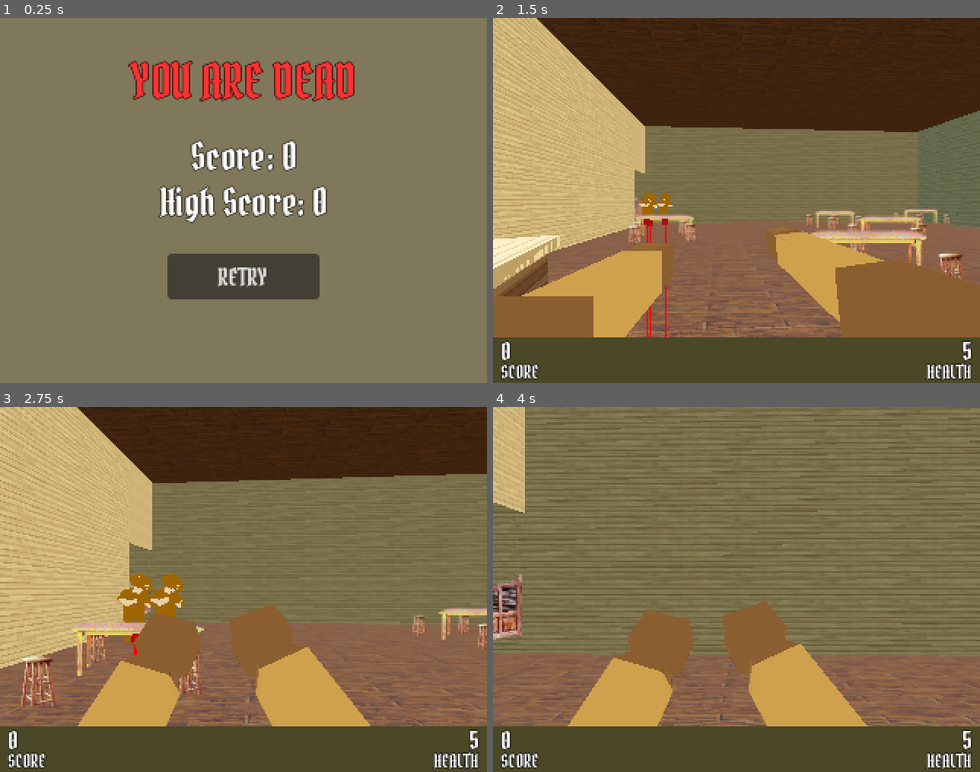
Above: before the commit, frames 1-4 (two rows, left to right).
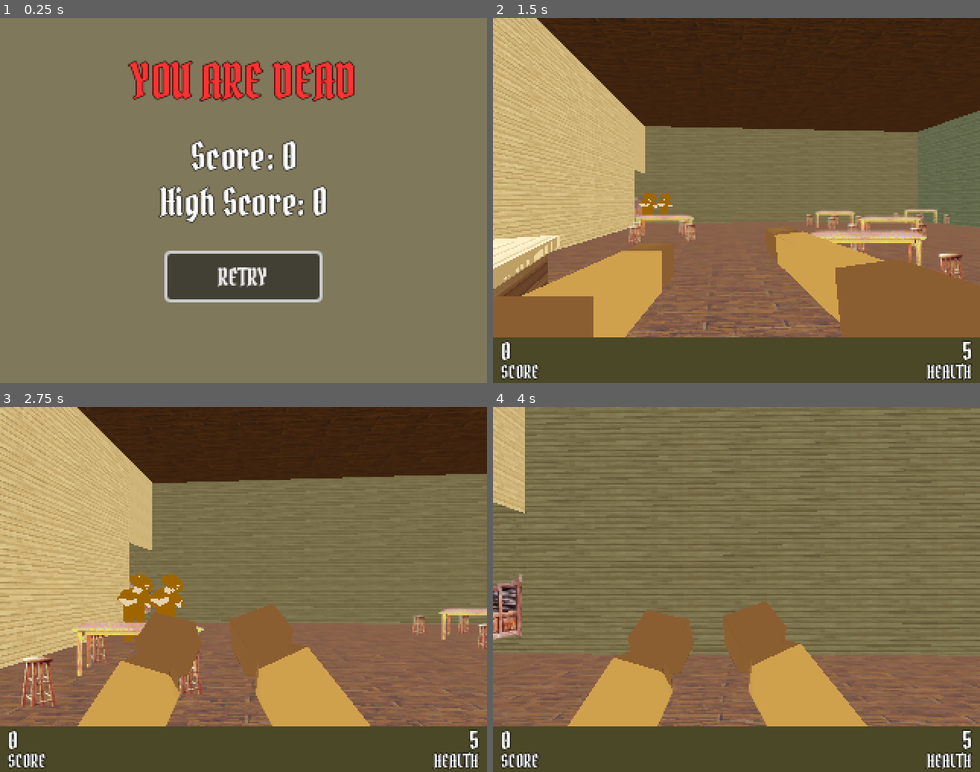
Above: after the commit, the same moments.

Repository: Lucas-Code27/Saloon-Brawl
Game: Godot game, scene res://Src/Levels/DeathScreen.tscn
The game is run twice, just before and just after one commit, with the same random seed, the same clock (stepped at 60 frames per second) and the same inputs. This scene is started directly instead of the project's main scene.
Inputs (mouse positions are in pixels of both pictures, inside the frame that each line leads up to):
- Up to frame 1 (0.25 s): no input
- Up to frame 2 (1.5 s): click "RETRY" at 0.5 s; move the mouse to (760, 200) at 1.27 s; hold W (up) from 1.28 s (still down); click (760, 200) at 1.35 s
- Up to frame 3 (2.75 s): keep holding W (up); move the mouse to (219, 589) at 2.02 s; click (219, 589) at 2.1 s
- Up to frame 4 (4 s): keep holding W (up); move the mouse to (746, 582) at 2.77 s; click (746, 582) at 2.85 s; move the mouse to (731, 596) at 3.52 s; click (731, 596) at 3.6 s

The runs differ from the first frame. In frame 1, 0.7% of the frame differs, in the area x 33-67%, y 63-78%; in frame 2, 0.2%; in frame 3, less than 0.1%; in frame 4, nothing differs.

Commit message:
fixed pause keybind and final controller issue

Diff:
--- a/Src/Enemies/test/testenemy.tscn
+++ b/Src/Enemies/test/testenemy.tscn
@@ -182,7 +182,6 @@
 wait_time = 2.0
 
 [node name="NavigationAgent3D" type="NavigationAgent3D" parent="." unique_id=1661056056]
-debug_enabled = true
 
 [node name="despawn" type="Timer" parent="." unique_id=362110248]
 wait_time = 3.0
--- a/Src/Levels/DeathScreen.tscn
+++ b/Src/Levels/DeathScreen.tscn
@@ -20,7 +20,7 @@
 outline_size = 2
 outline_color = Color(0, 0, 0, 1)
 
-[node name="DeathScreen" type="Control"]
+[node name="DeathScreen" type="Control" unique_id=337649019]
 layout_mode = 3
 anchors_preset = 15
 anchor_right = 1.0
@@ -29,7 +29,7 @@
 grow_vertical = 2
 script = ExtResource("1_226an")
 
-[node name="ColorRect" type="ColorRect" parent="."]
+[node name="ColorRect" type="ColorRect" parent="." unique_id=1080346840]
 layout_mode = 1
 anchors_preset = 15
 anchor_right = 1.0
@@ -38,7 +38,7 @@
 grow_vertical = 2
 color = Color(0.500728, 0.471314, 0.358538, 1)
 
-[node name="Label" type="Label" parent="."]
+[node name="Label" type="Label" parent="." unique_id=1481448910]
 layout_mode = 1
 anchors_preset = 5
 anchor_left = 0.5
@@ -53,7 +53,7 @@
 horizontal_alignment = 1
 vertical_alignment = 1
 
-[node name="Button" type="Button" parent="."]
+[node name="Button" type="Button" parent="." unique_id=1959372413]
 layout_mode = 1
 anchors_preset = 8
 anchor_left = 0.5
@@ -69,7 +69,7 @@
 theme = SubResource("Theme_dyld1")
 text = "RETRY"
 
-[node name="Label2" type="Label" parent="."]
+[node name="Label2" type="Label" parent="." unique_id=1176969166]
 layout_mode = 1
 anchors_preset = 8
 anchor_left = 0.5
@@ -87,7 +87,7 @@
 horizontal_alignment = 1
 vertical_alignment = 1
 
-[node name="Label3" type="Label" parent="."]
+[node name="Label3" type="Label" parent="." unique_id=1589833830]
 layout_mode = 1
 anchors_preset = 8
 anchor_left = 0.5
@@ -105,7 +105,7 @@
 horizontal_alignment = 1
 vertical_alignment = 1
 
-[node name="AudioStreamPlayer" type="AudioStreamPlayer" parent="."]
+[node name="AudioStreamPlayer" type="AudioStreamPlayer" parent="." unique_id=1029352956]
 stream = ExtResource("3_qxcb6")
 autoplay = true
 
--- a/Src/Levels/death_screen.gd
+++ b/Src/Levels/death_screen.gd
@@ -4,6 +4,8 @@
 func _ready() -> void:
 	$Label2.text = "Score: " + str(ScoreHandler.get_endscore())
 	$Label3.text = "High Score: " + str(ScoreHandler.get_highscore())
+	$Button.grab_focus()
+
 
 func _on_button_pressed() -> void:
 	get_tree().change_scene_to_file("res://Src/Levels/Saloon.tscn")
--- a/project.godot
+++ b/project.godot
@@ -81,6 +81,7 @@
 "deadzone": 0.5,
 "events": [Object(InputEventKey,"resource_local_to_scene":false,"resource_name":"","device":-1,"window_id":0,"alt_press …(195 unchanged characters)…
 , Object(InputEventJoypadButton,"resource_local_to_scene":false,"resource_name":"","device":-1,"button_index":6,"pressure":0.0,"pressed":true,"script":null)
+, Object(InputEventKey,"resource_local_to_scene":false,"resource_name":"","device":-1,"window_id":0,"alt_pressed":false,"shift_pressed":false,"ctrl_pressed":false,"meta_pressed":false,"pressed":false,"keycode":0,"physical_keycode":80,"key_label":0,"unicode":112,"location":0,"echo":false,"script":null)
 ]
 }
 punch={
Not shown: 1 places in Src/Levels/DeathScreen.tscn that only renumber resources
